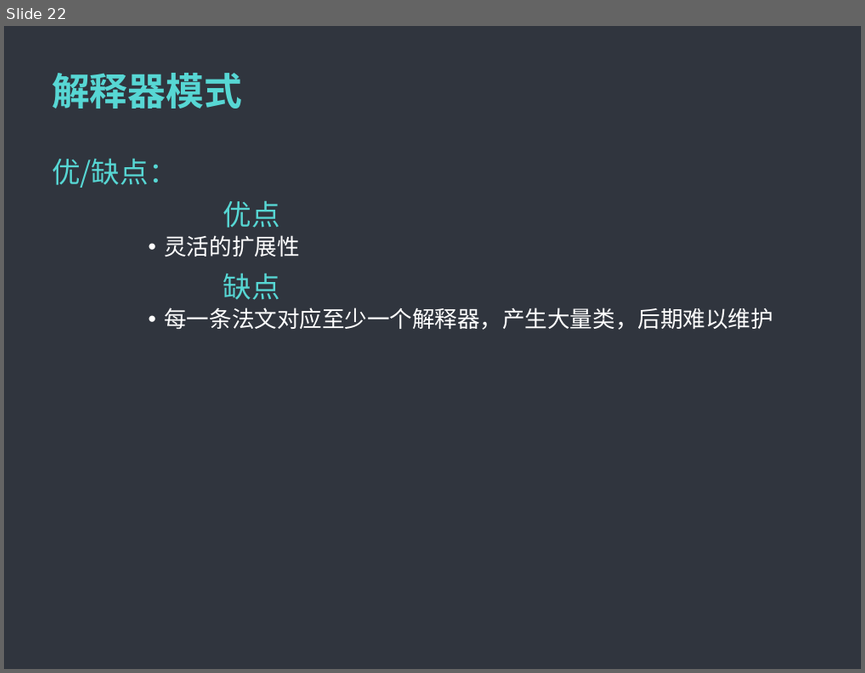
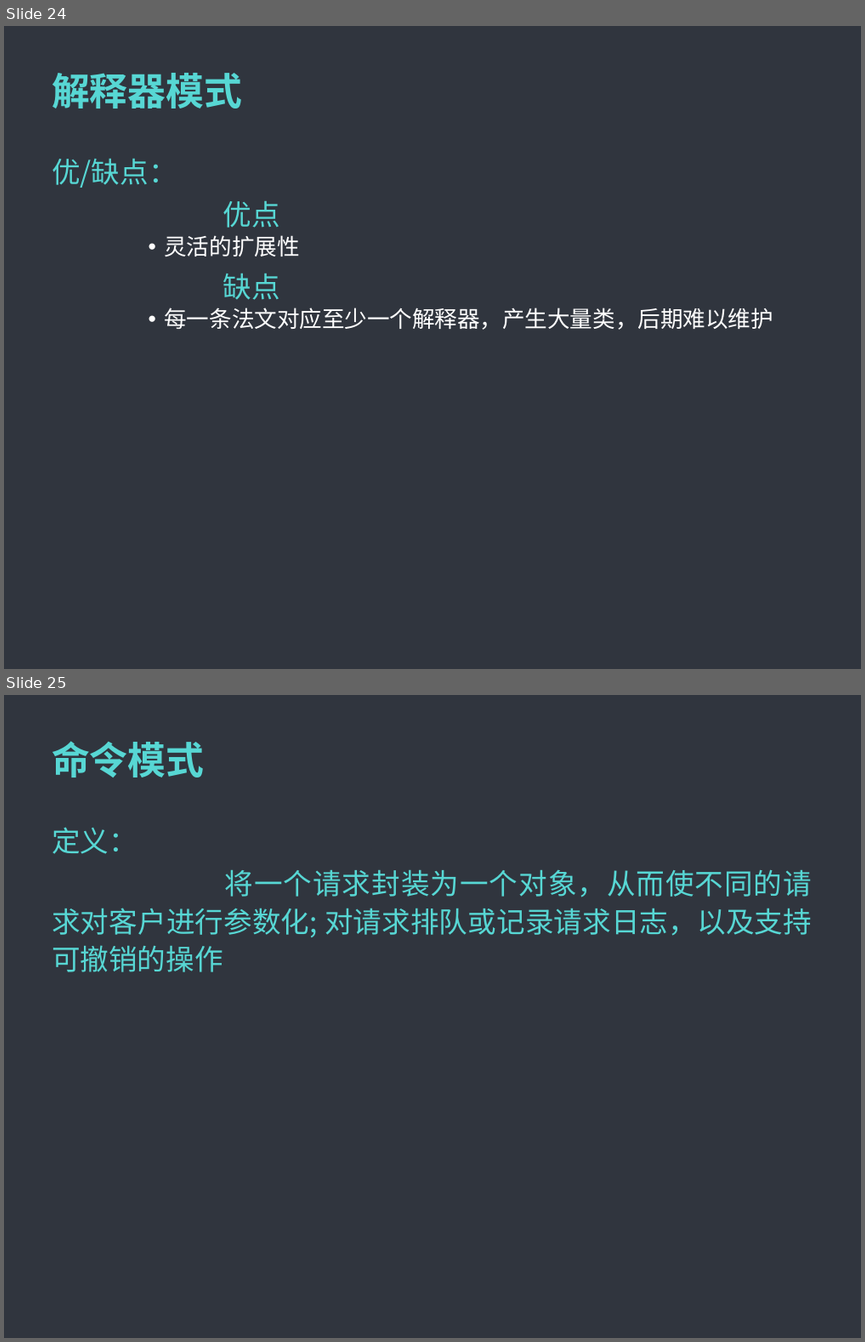
Before and after one commit to MintLy/JavaDesignMode, a slide deck: DesignMode.ppt. Shown one above the other, each under a label of ours: slide 22 before the commit, slides 24 and 25 after it. The pictures are 865x673 and 865x1342 pixels, drawn with LibreOffice and Linux fonts; fonts in the diff are those of the drawing; background and template pictures are left out. Boxes give left, top, right and bottom in pixels: in the first picture for what was removed or moved away, otherwise in the second. Text is boxed around its words. In the diff, an @@ line names an element or a change of style, - is before the commit and + after.

```diff
--- a/DesignMode.ppt
+++ b/DesignMode.ppt
@@ slide 25 added at bbox=[4, 695, 861, 1338], background #5F5F5F; not listed: 1 template element that a slide beside it also shows @@
@@ title added at bbox=[52, 741, 204, 777], 32 pt, text #57D7D4, bold @@
+命令模式
@@ text added at bbox=[52, 827, 812, 972], 24 pt, text #57D7D4 @@
+定义：
+将一个请求封装为一个对象，从而使不同的请求对客户进行参数化; 对请求排队或记录请求日志，以及支持可撤销的操作
@@ what was slide 22 is now slide 24 @@
```
Also in this commit, not shown: 1 slide changed, 21 other slides added, 7 other files.
